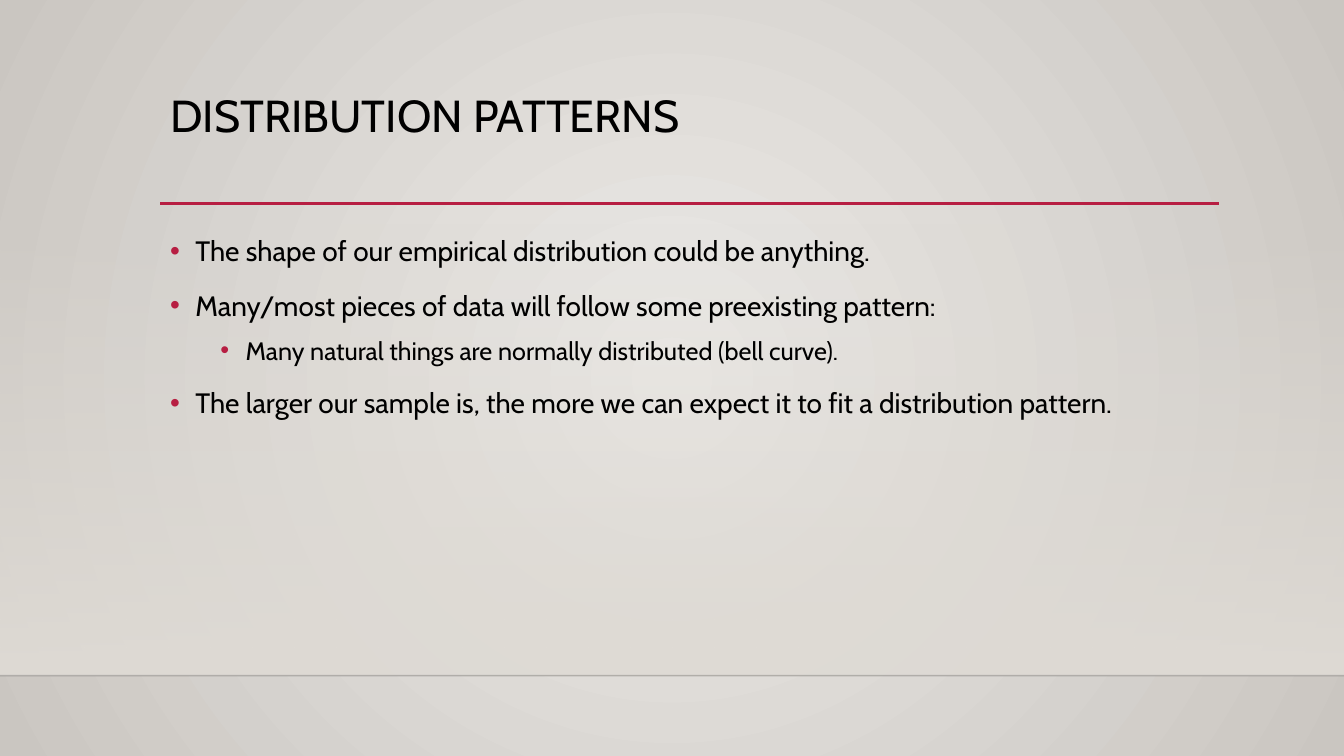
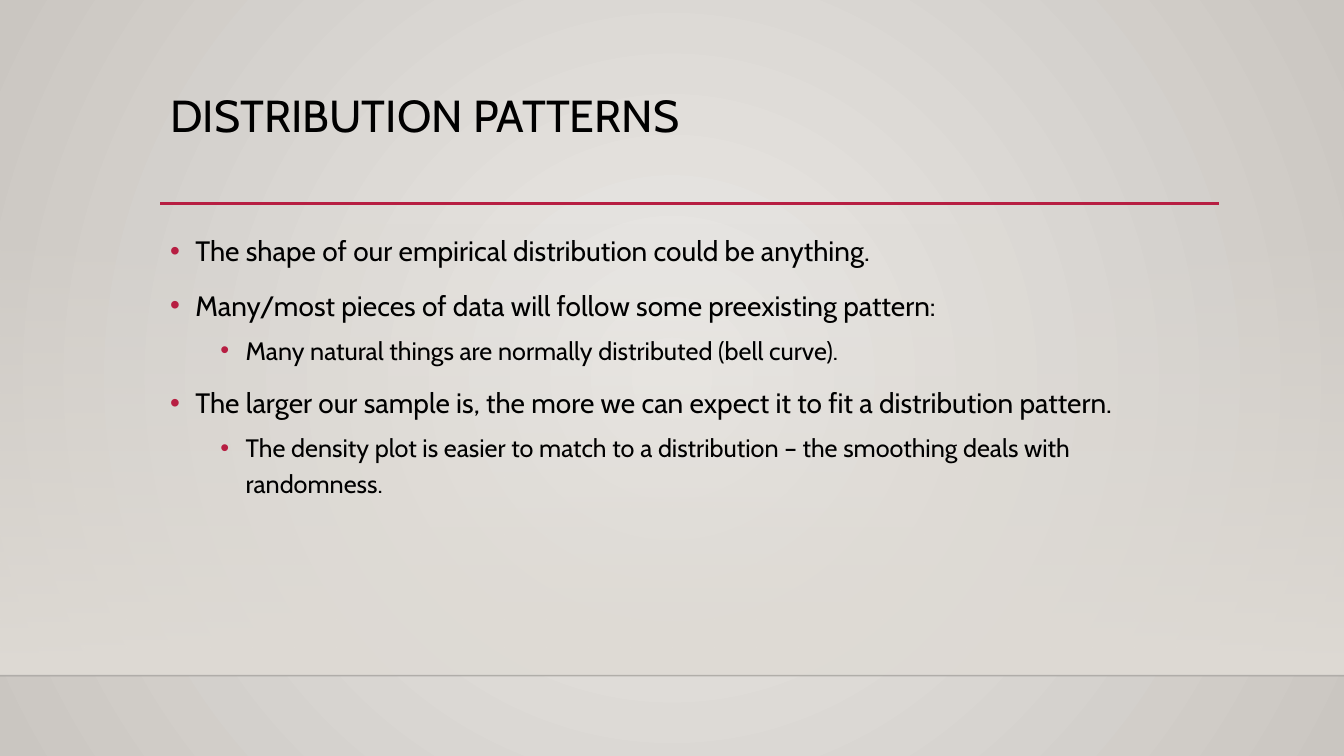
Before and after one commit to AkeemSemper/Basic_Stats_in_Python_Student_Workbooks, a slide deck: slide 10 of reference_material/slides/003_Distribution_Basics.pptx. Drawn at 1344x756 pixels with LibreOffice and Linux fonts; fonts in the diff are those of the drawing; background and template pictures are left out. Boxes give left, top, right and bottom in pixels: in the first picture for what was removed or moved away, otherwise in the second. Text is boxed around its words. In the diff, an @@ line names an element or a change of style, - is before the commit and + after.

```diff
--- a/reference_material/slides/003_Distribution_Basics.pptx
+++ b/reference_material/slides/003_Distribution_Basics.pptx
@@ text at box(246, 438, 1070, 494): paragraph added @@
+  • The density plot is easier to match to a distribution – the smoothing deals with randomness.
```
Also in this commit, not shown: 2 slides added, 1 other file.
